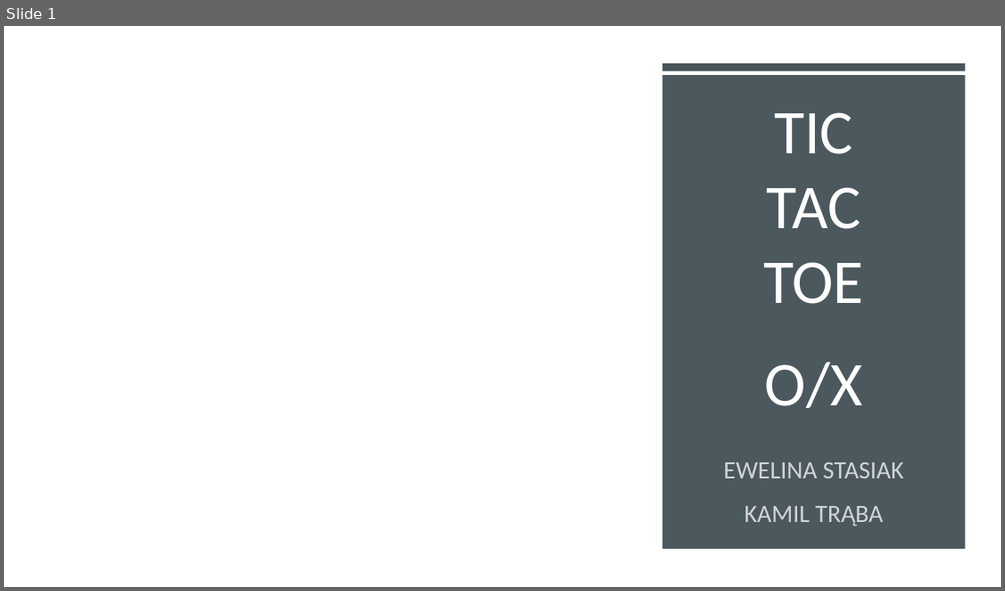
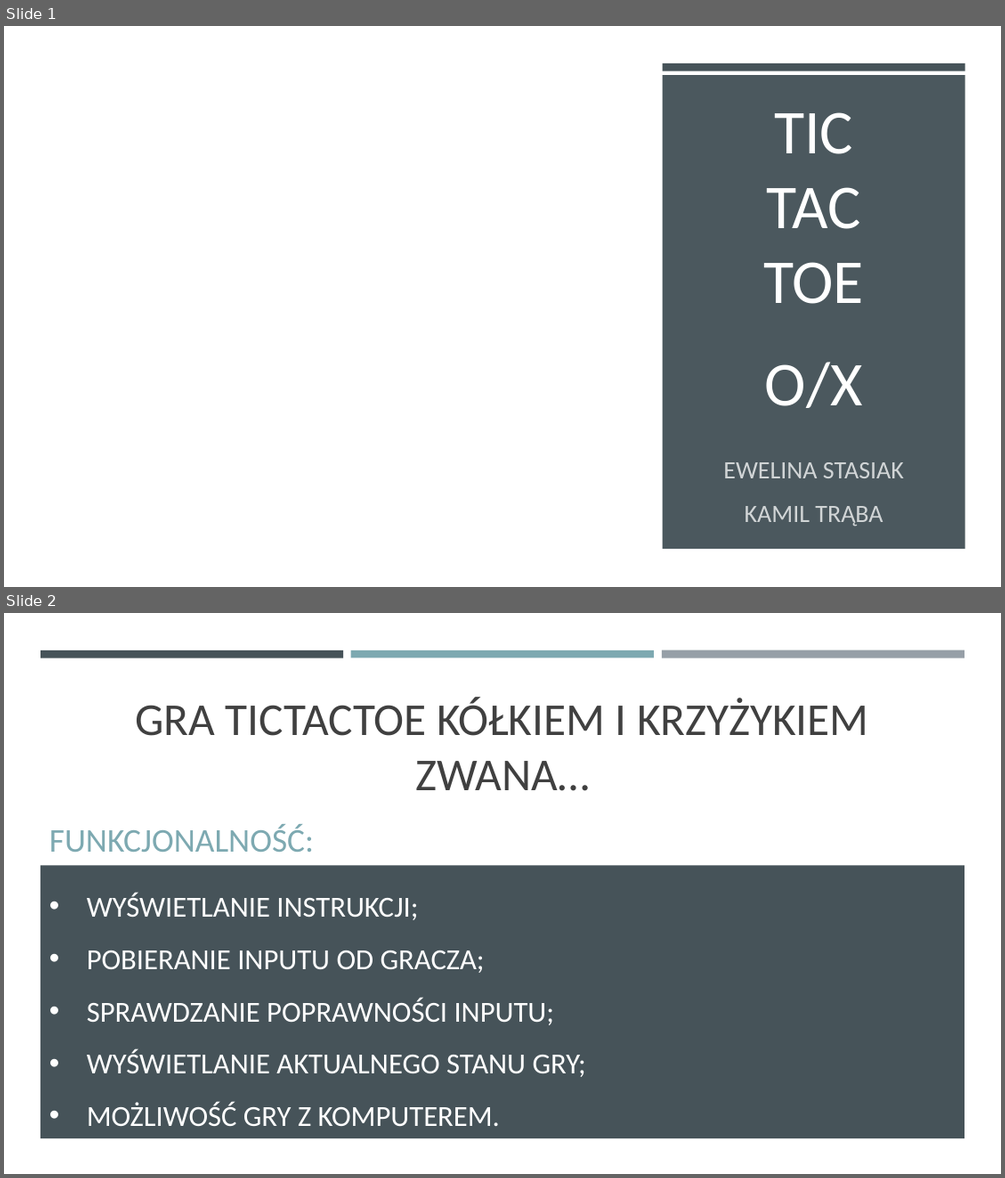
Before and after one commit to prooffek/Codecool-TicTacToe, a slide deck: TicTacToe.pptx. Shown one above the other, each under a label of ours: slide 1 before the commit, slides 1 and 2 after it. The pictures are 1005x591 and 1005x1178 pixels, drawn with LibreOffice and Linux fonts; fonts in the diff are those of the drawing; background and template pictures are left out. Boxes give left, top, right and bottom in pixels: in the first picture for what was removed or moved away, otherwise in the second. Text is boxed around its words. In the diff, an @@ line names an element or a change of style, - is before the commit and + after.

```diff
--- a/TicTacToe.pptx
+++ b/TicTacToe.pptx
@@ slide 2 added at (4,613,1001,1174), background #FFFFFF @@
@@ rectangle added at (40,650,343,657), fill #465359 @@
@@ rectangle added at (351,650,654,657), fill #7DA9B1 @@
@@ rectangle added at (662,650,964,658), fill #969FA7 @@
@@ title added at (135,698,868,791), 44 pt, text #404040 @@
+GRA TICTACTOE KÓŁKIEM I KRZYŻYKIEM ZWANA…
@@ subtitle added at (49,824,314,852), 32 pt, text #7DA9B1 @@
+FUNKCJONALNOŚĆ:
@@ rectangle added at (40,865,965,1138), fill #465359 @@
@@ text added at (87,892,586,1126), 28 pt, text #FFFFFF @@
+• WYŚWIETLANIE INSTRUKCJI;
+• POBIERANIE INPUTU OD GRACZA;
+• SPRAWDZANIE POPRAWNOŚCI INPUTU;
+• WYŚWIETLANIE AKTUALNEGO STANU GRY;
+• MOŻLIWOŚĆ GRY Z KOMPUTEREM.
```
Also in this commit, not shown: 7 other slides added, 1 slide removed, 1 other file.
